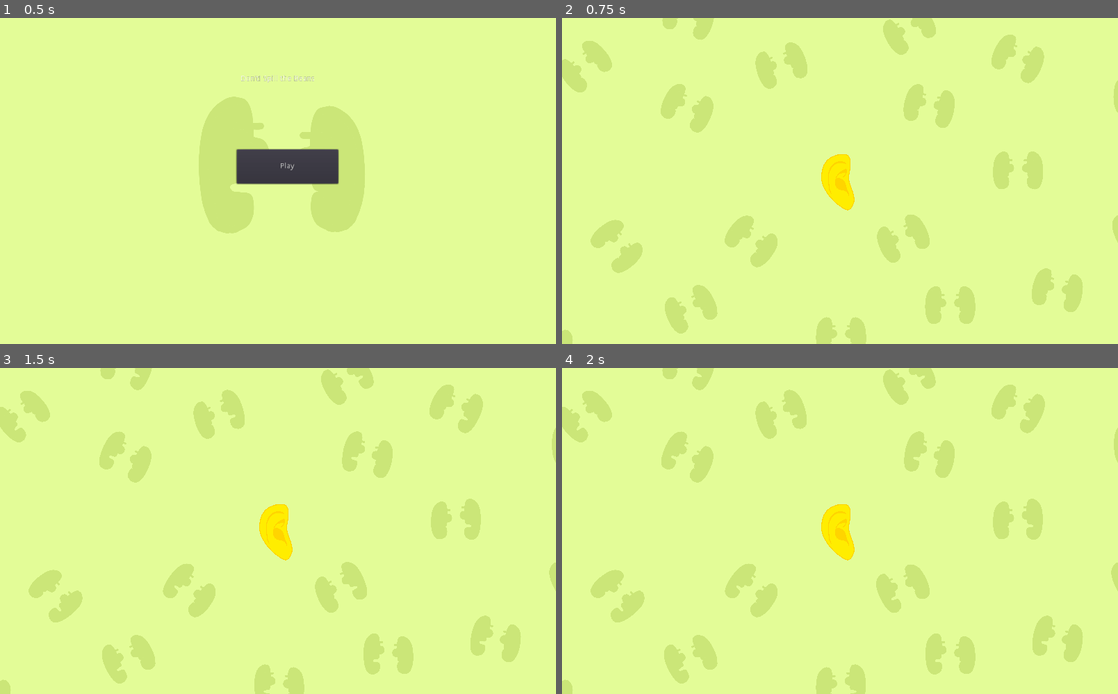
Above: before the commit, frames 1-4 (two rows, left to right).
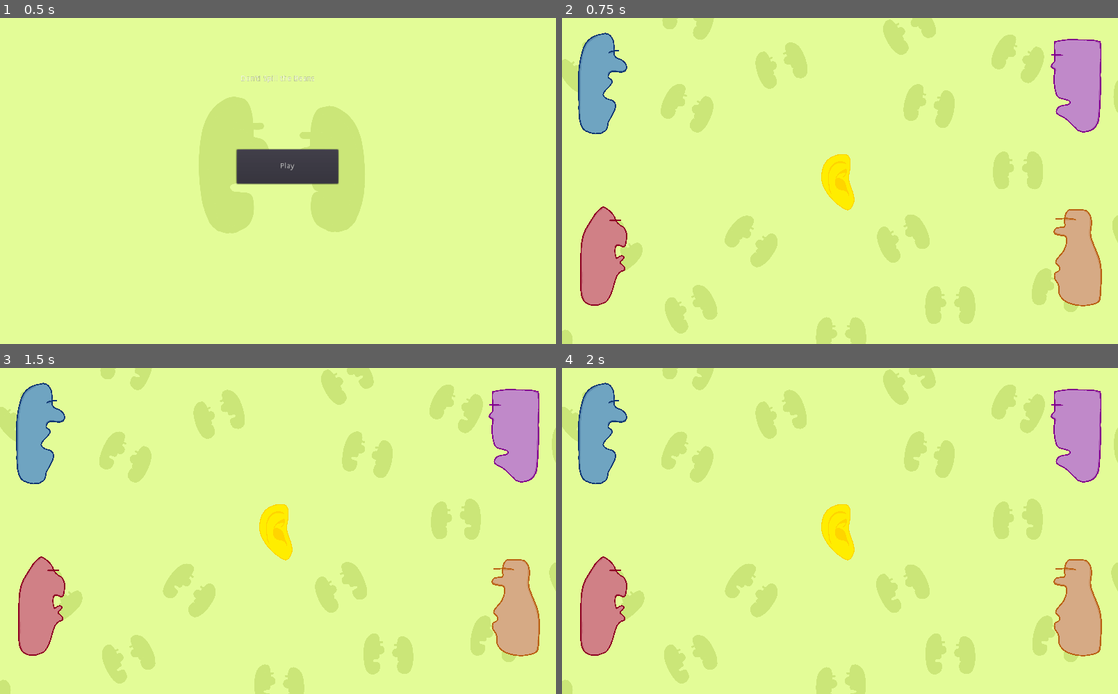
Above: after the commit, the same moments.

Repository: FyshStyx/SpillTheBeans
Game: Godot game, scene res://MainMenu.tscn
Two runs of this game, one before a commit and one after it. Both use one fixed random seed, a clock stepped at 60 frames per second and the inputs below.
Inputs:
- Up to frame 1 (0.5 s): no input
- Up to frame 2 (0.75 s): click "Play" at 0.5 s
- Up to frame 3 (1.5 s): hold D (movement_right) from 1.28 s (still down)
- Up to frame 4 (2 s): keep holding D (movement_right)

Frame 1 is identical in both runs. In frame 2, 7.8% of the frame differs, in the area x 2-98%, y 4-89%; in frame 3, 7.8%; in frame 4, 7.8%.

Commit message:
added prototype layout of heads

Diff:
--- a/beans/GameScene.tscn
+++ b/beans/GameScene.tscn
@@ -1,7 +1,11 @@
-[gd_scene load_steps=3 format=2]
+[gd_scene load_steps=7 format=2]
 
 [ext_resource path="res://Scenes/Background.tscn" type="PackedScene" id=1]
 [ext_resource path="res://Scenes/HumanEar.tscn" type="PackedScene" id=2]
+[ext_resource path="res://Sprites/bluford.png" type="Texture" id=3]
+[ext_resource path="res://Sprites/ferdo.png" type="Texture" id=4]
+[ext_resource path="res://Sprites/gorm.png" type="Texture" id=5]
+[ext_resource path="res://Sprites/ewart.png" type="Texture" id=6]
 
 [node name="GameScene" type="Control"]
 anchor_right = 1.0
@@ -12,3 +16,23 @@
 
 [node name="HumanEar" parent="." instance=ExtResource( 2 )]
 position = Vector2( 512, 300 )
+
+[node name="Bluford" type="Sprite" parent="."]
+position = Vector2( 76, 123 )
+scale = Vector2( 0.05, 0.05 )
+texture = ExtResource( 3 )
+
+[node name="Ewart" type="Sprite" parent="."]
+position = Vector2( 76, 439 )
+scale = Vector2( 0.05, 0.05 )
+texture = ExtResource( 6 )
+
+[node name="Ferdo" type="Sprite" parent="."]
+position = Vector2( 948, 123 )
+scale = Vector2( -0.05, 0.05 )
+texture = ExtResource( 4 )
+
+[node name="Gorm" type="Sprite" parent="."]
+position = Vector2( 948, 439 )
+scale = Vector2( -0.05, 0.05 )
+texture = ExtResource( 5 )
--- a/beans/project.godot
+++ b/beans/project.godot
@@ -12,7 +12,7 @@
 
 config/name="beans"
 run/main_scene="res://MainMenu.tscn"
-config/icon="res://Sprites/bean can.png"
+config/icon="res://Sprites/logo.png"
 
 [display]
 
Binary file added: beans/Sprites/logo.png
Not shown, added: beans/Sprites/logo.png.import
